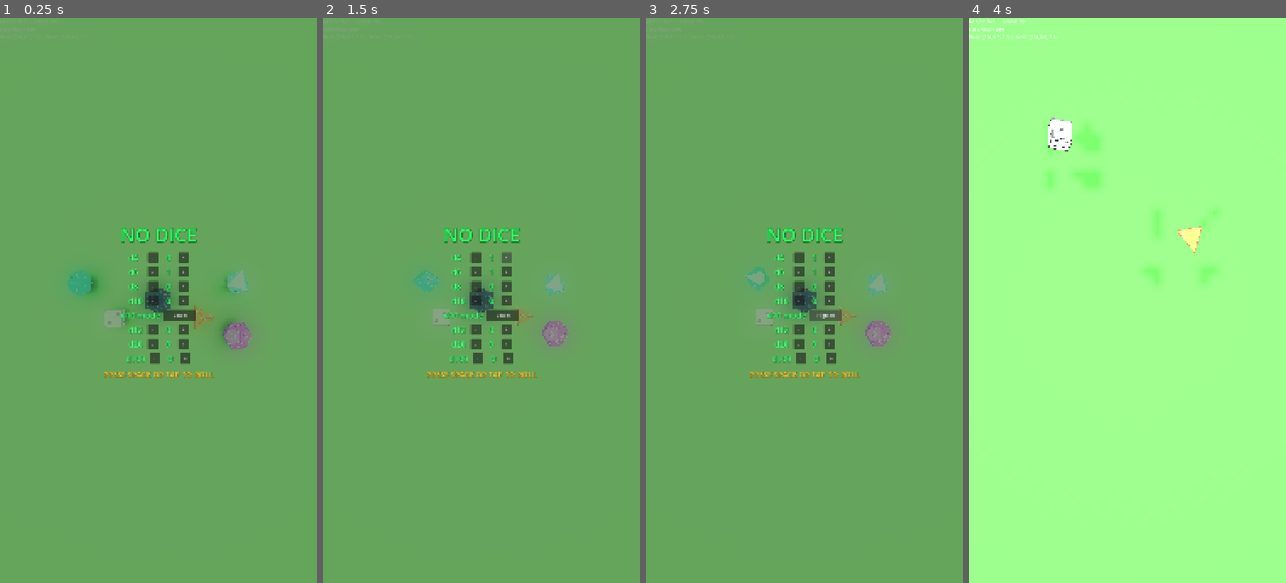
Above: before the commit, frames 1-4 (left to right).
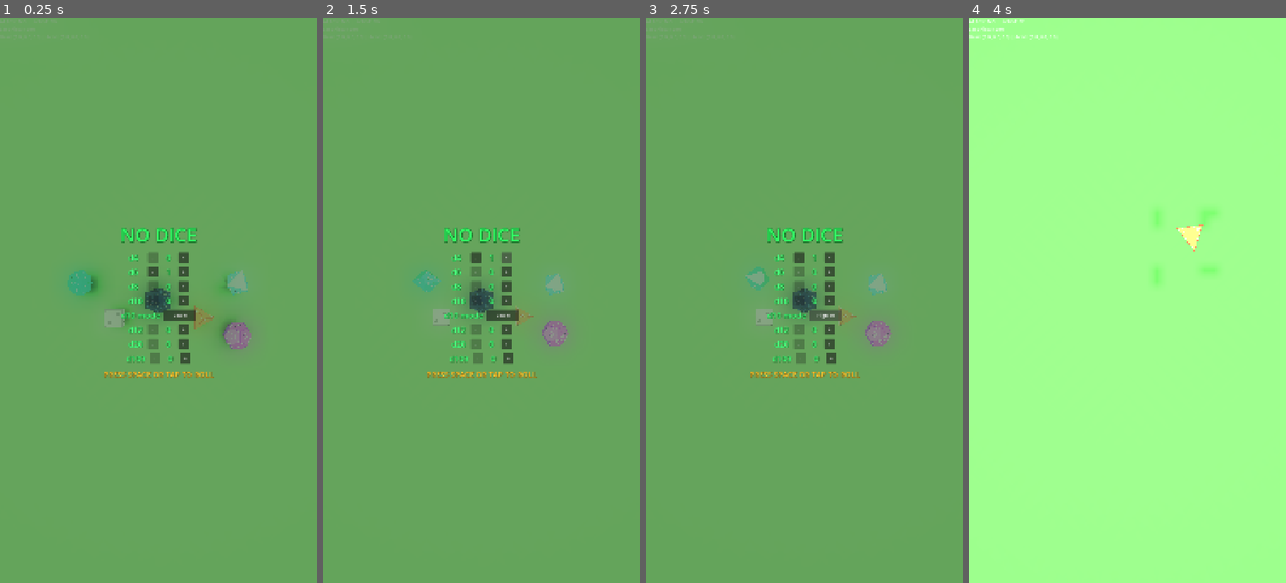
Above: after the commit, the same moments.

Repository: MatthieuLJ/no_dice
Game: Godot game, scene res://die.tscn
Same seed, same stepped clock (60 frames per second), same inputs: the game is played once before the commit and once after it.
Inputs (mouse positions are in pixels of both pictures, inside the frame that each line leads up to):
- Up to frame 1 (0.25 s): no input
- Up to frame 2 (1.5 s): click "-" at 0.5 s; click "+" at 1.25 s
- Up to frame 3 (2.75 s): click "Low 0" at 2 s
- Up to frame 4 (4 s): click "High 10" at 2.75 s; tap Space at 3.5, 3.77 s; move the mouse to (1197, 272) at 3.52 s; hold Right (ui_right) from 3.53 s (still down); tap Enter at 3.6 s; click (1197, 272) at 3.67 s

The runs differ from the first frame. In frame 1, 0.3% of the frame differs, in the area x 46-51%, y 41-62%; in frame 2, 0.3%; in frame 3, 0.3%; in frame 4, 0.9%, in the area x 17-76%, y 0-47%.

Commit message:
Restrict start menu dice configuration to a maximum of 30 dice

Diff:
--- a/start_menu.gd
+++ b/start_menu.gd
@@ -82,8 +82,16 @@
 
 func _on_count_change(type_key: String, delta: int) -> void:
 	var current: int = int(dice_counts.get(type_key, 0))
-	var new_val: int = max(0, min(10, current + delta))
-	dice_counts[type_key] = new_val
+	if delta > 0:
+		var current_total: int = get_total_count()
+		if current_total >= 30:
+			return
+		var new_val: int = min(30 - (current_total - current), current + delta)
+		dice_counts[type_key] = new_val
+	else:
+		var new_val: int = max(0, current + delta)
+		dice_counts[type_key] = new_val
+
 	_update_all_displays()
 
 func _update_all_displays() -> void:
@@ -96,6 +104,29 @@
 	if label_d100: label_d100.text = str(dice_counts.get("d100", 0))
 	if d10_mode_button:
 		d10_mode_button.text = "High 10" if is_d10_high_10 else "Low 0"
+
+	var total: int = get_total_count()
+	var at_max: bool = (total >= 30)
+
+	var plus_buttons: Array = [plus_d4, plus_d6, plus_d8, plus_d10, plus_d12, plus_d20, plus_d100]
+	for btn in plus_buttons:
+		if btn:
+			btn.disabled = at_max
+
+	var minus_map: Dictionary = {
+		"d4": minus_d4, "d6": minus_d6, "d8": minus_d8,
+		"d10": minus_d10, "d12": minus_d12, "d20": minus_d20, "d100": minus_d100
+	}
+	for key in minus_map.keys():
+		var btn = minus_map[key] as Button
+		if btn:
+			btn.disabled = (int(dice_counts.get(key, 0)) <= 0)
+
+	if is_instance_valid(blink_label):
+		if at_max:
+			blink_label.text = "TAP TO ROLL (MAX 30 DICE)"
+		else:
+			blink_label.text = "PRESS SPACE OR TAP TO ROLL"
 
 func get_total_count() -> int:
 	var total: int = 0
